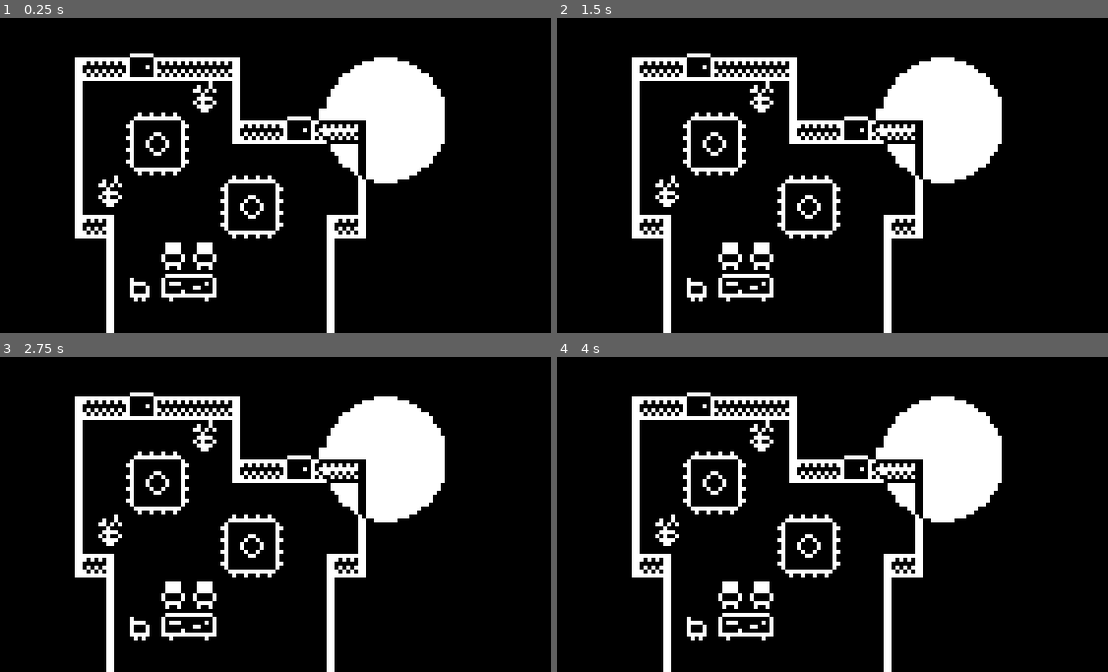
Above: before the commit, frames 1-4 (two rows, left to right).
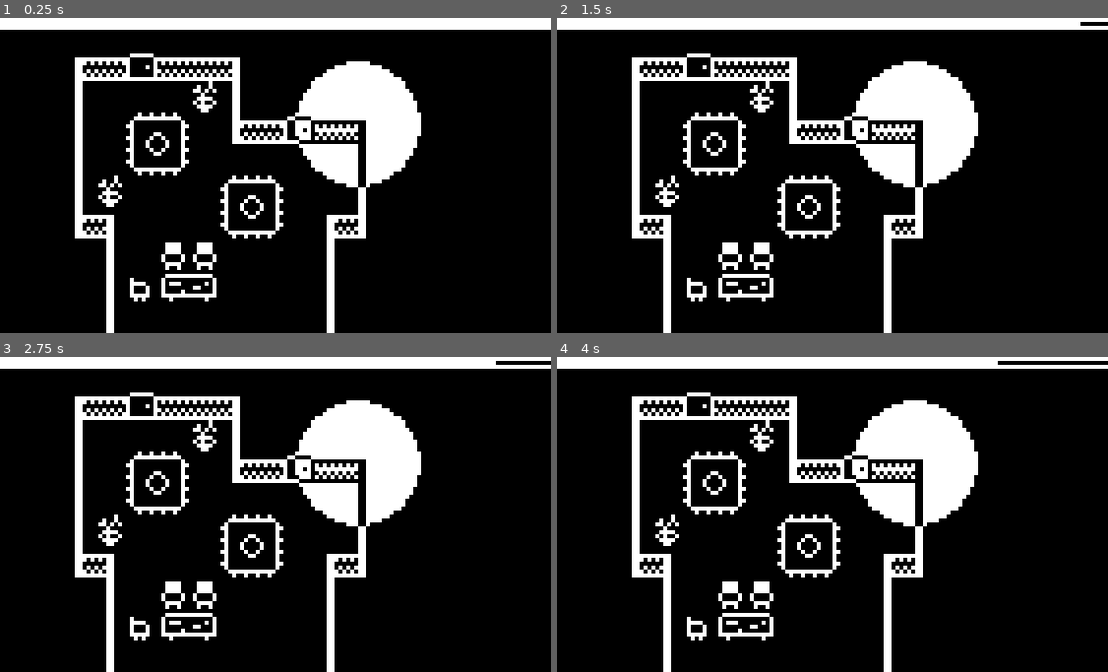
Above: after the commit, the same moments.

Repository: ewandos/20-second-jam
Game: Godot game, scene res://main.tscn
Two runs of this game, one before a commit and one after it. Both use one fixed random seed, a clock stepped at 60 frames per second and the inputs below.
Inputs:
- Up to frame 1 (0.25 s): no input
- Up to frame 2 (1.5 s): tap Enter at 0.5 s; tap Space at 1.25 s
- Up to frame 3 (2.75 s): no input
- Up to frame 4 (4 s): tap Enter at 2.75 s; tap Space at 3.5 s

The runs differ from the first frame. In frame 1, 7.6% of the frame differs, in the area x 0-100%, y 0-54%; in frame 2, 7.6%; in frame 3, 7.5%; in frame 4, 7.4%.

Commit message:
feat(timer): added basic timer

Diff:
--- /dev/null
+++ b/Timer/timer.gd
@@ -0,0 +1,23 @@
+extends ProgressBar
+
+@export var duration: int = 20
+
+var timer: Timer
+
+# Called when the node enters the scene tree for the first time.
+func _ready():
+	# Setup Timer
+	timer = Timer.new()
+	timer.set_wait_time(1.0)
+	timer.set_one_shot(false)
+	timer.timeout.connect(self.count_down)
+	add_child(timer)
+	timer.start()
+
+# Called every frame. 'delta' is the elapsed time since the previous frame.
+func count_down():
+	if self.value > 0:
+		self.value -= self.max_value / duration
+	else:
+		timer.stop()
+		timer.queue_free()
--- /dev/null
+++ b/Timer/timer.tscn
@@ -0,0 +1,22 @@
+[gd_scene load_steps=4 format=3 uid="uid://dd1wof86wwhie"]
+
+[ext_resource type="Script" path="res://Timer/timer.gd" id="1_pcyxv"]
+
+[sub_resource type="StyleBoxFlat" id="StyleBoxFlat_vf6ep"]
+bg_color = Color(0, 0, 0, 1)
+border_width_top = 1
+border_width_bottom = 1
+border_color = Color(1, 1, 1, 1)
+
+[sub_resource type="StyleBoxFlat" id="StyleBoxFlat_xom1h"]
+bg_color = Color(1, 1, 1, 1)
+border_color = Color(0, 0, 0, 1)
+
+[node name="ProgressBar" type="ProgressBar"]
+offset_right = 140.0
+offset_bottom = 7.0
+theme_override_styles/background = SubResource("StyleBoxFlat_vf6ep")
+theme_override_styles/fill = SubResource("StyleBoxFlat_xom1h")
+value = 100.0
+show_percentage = false
+script = ExtResource("1_pcyxv")
--- a/main.tscn
+++ b/main.tscn
@@ -1,8 +1,9 @@
-[gd_scene load_steps=5 format=3 uid="uid://dc0476r080uyc"]
+[gd_scene load_steps=6 format=3 uid="uid://dc0476r080uyc"]
 
 [ext_resource type="TileSet" uid="uid://cvxd1c2jqkca6" path="res://tileset.tres" id="1_rgeif"]
 [ext_resource type="Shader" path="res://invert.gdshader" id="2_iw0k6"]
 [ext_resource type="Texture2D" uid="uid://du7a5pr8r0l6g" path="res://lightsource.png" id="3_3vrad"]
+[ext_resource type="PackedScene" uid="uid://dd1wof86wwhie" path="res://Timer/timer.tscn" id="4_snjkc"]
 
 [sub_resource type="ShaderMaterial" id="ShaderMaterial_7ufhr"]
 shader = ExtResource("2_iw0k6")
@@ -17,6 +18,9 @@
 
 [node name="LightCircle" type="Sprite2D" parent="."]
 material = SubResource("ShaderMaterial_7ufhr")
-position = Vector2(97, 26)
+position = Vector2(91, 27)
 texture = ExtResource("3_3vrad")
 offset = Vector2(0.5, 2.08165e-12)
+
+[node name="Timer" parent="." instance=ExtResource("4_snjkc")]
+offset_bottom = 3.0
